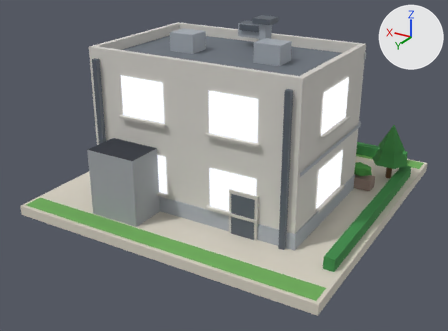
Two versions of the glTF model public/models/17.glb, one commit apart.
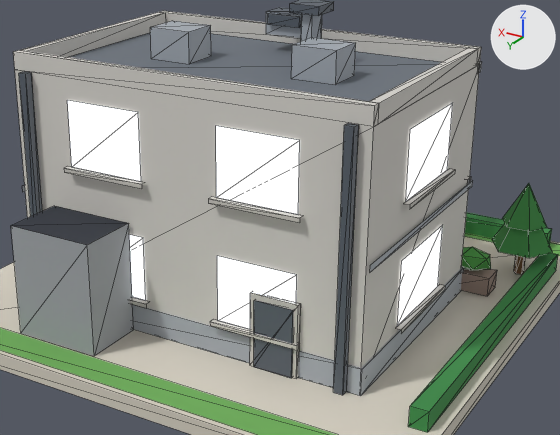
There are two pictures of each version: one whole from a 50 mm lens placed at (-0.898, 1.593, 0.875), pointed at (0.007, 0.085, 0.121), one close up on the part from 18% to 92% of the width and 5% to 83% of the height. Arrows for +X, +Y and +Z are at upper right; the lights stay in place. The older version's two pictures come first. The close-ups show mesh edges as thin lines. Vertices at exactly the same position are counted once.

Objects in the first close-up: 'b17'.
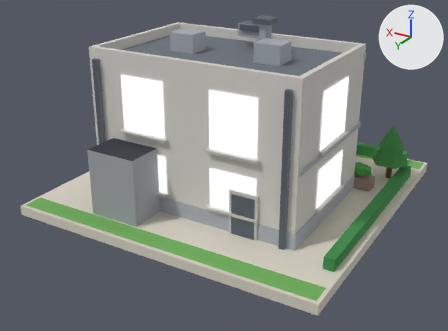
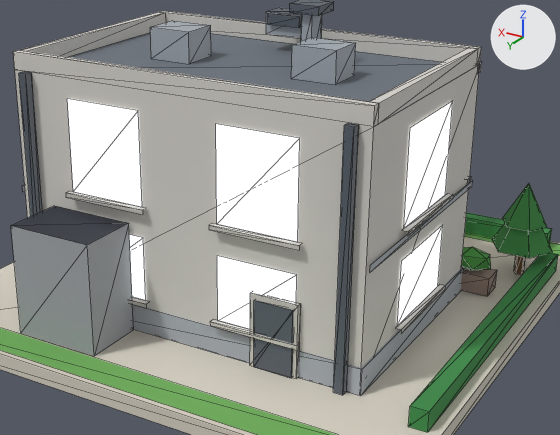
Boxes (x1, y1, x2, y2) around the edits, measured in the close-ups (560 x 435 px; the box of a moved part takes in the faces that stretch with it):
part 1 of me_b17, moved or reshaped
    before: (208, 197, 302, 223)
    after: (209, 223, 302, 250)
part 2 of me_b17, moved or reshaped
    before: (64, 166, 145, 189)
    after: (66, 191, 146, 215)
part 3 of me_b17, moved or reshaped
    before: (404, 169, 455, 209)
    after: (402, 194, 453, 236)
part 4 of me_b17, moved or reshaped
    before: (67, 100, 453, 215)
    after: (67, 98, 453, 242)

The change, as a list of edits to the scene's bpy script:
```text
Change me_b17:
    where me_b17.from_pydata(...)  # 560 vertices, 630 faces; spans x -0.48..0.48, y -0.48..0.48, z 0.0..0.565
    used by ob_b17; location = (0.0, 0.0, 0.0)
    me_b17 part 1: the loose piece of 6 vertices spanning x -0.225..-0.064, y 0.293..0.303, z 0.3..0.307 is moved by (0.0, 0.0, -0.045)
    me_b17 part 2: the loose piece of 6 vertices spanning x 0.064..0.225, y 0.293..0.303, z 0.3..0.307 is moved by (0.0, 0.0, -0.045)
    me_b17 part 3: the loose piece of 6 vertices spanning x -0.343..-0.333, y -0.028..0.168, z 0.3..0.307 is moved by (0.0, 0.0, -0.045)
    me_b17 part 4: 24 of the vertices in x -0.333..0.333, y -0.153..0.293, z 0.307..0.423 are scaled about their middle by (1, 1, 1.41), then moved by (0.0, 0.0, -0.021)
```
